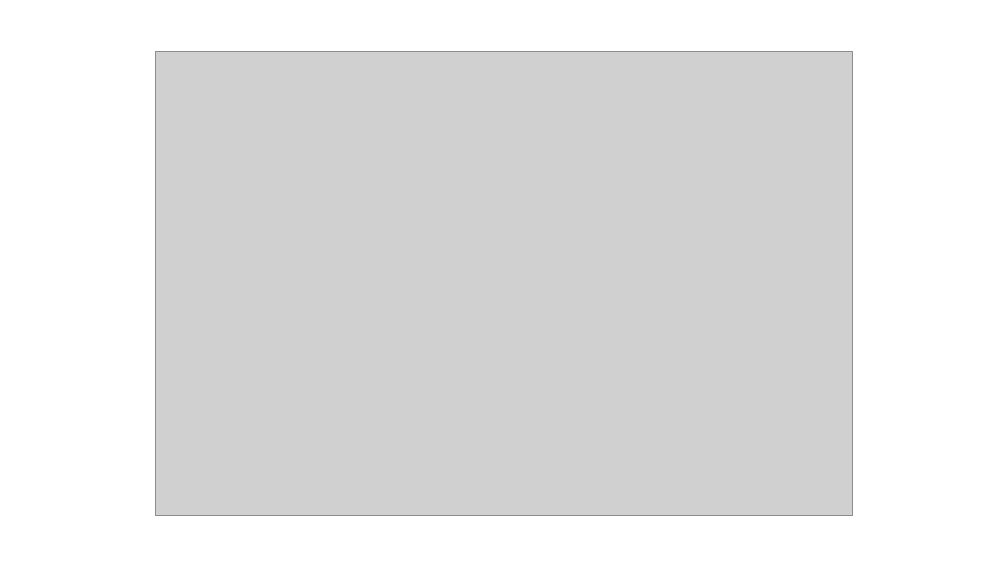
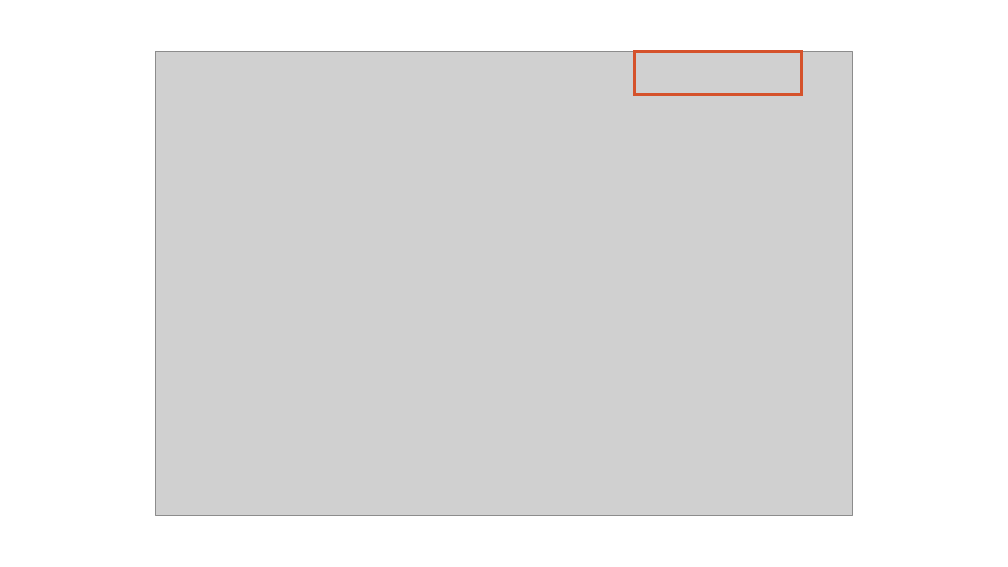
Before and after one commit to luismanez/agentcamp-madrid-2026, a slide deck: slide 18 of slides/AgentCamp 2026 - MCP Auth - luismanez.pptx. Drawn at 1008x567 pixels with LibreOffice and Linux fonts; fonts in the diff are those of the drawing; grey boxes stand for pictures; background and template pictures are left out. Boxes give left, top, right and bottom in pixels: in the first picture for what was removed or moved away, otherwise in the second. Text is boxed around its words. In the diff, an @@ line names an element or a change of style, - is before the commit and + after.

Commit message:
ppt updated

```diff
--- a/slides/AgentCamp 2026 - MCP Auth - luismanez.pptx
+++ b/slides/AgentCamp 2026 - MCP Auth - luismanez.pptx
@@ rectangle added at (634,51,802,95), outline #D5522B 3 pt @@
```
Also in this commit, not shown: 5 slides added, 4 slides removed.
